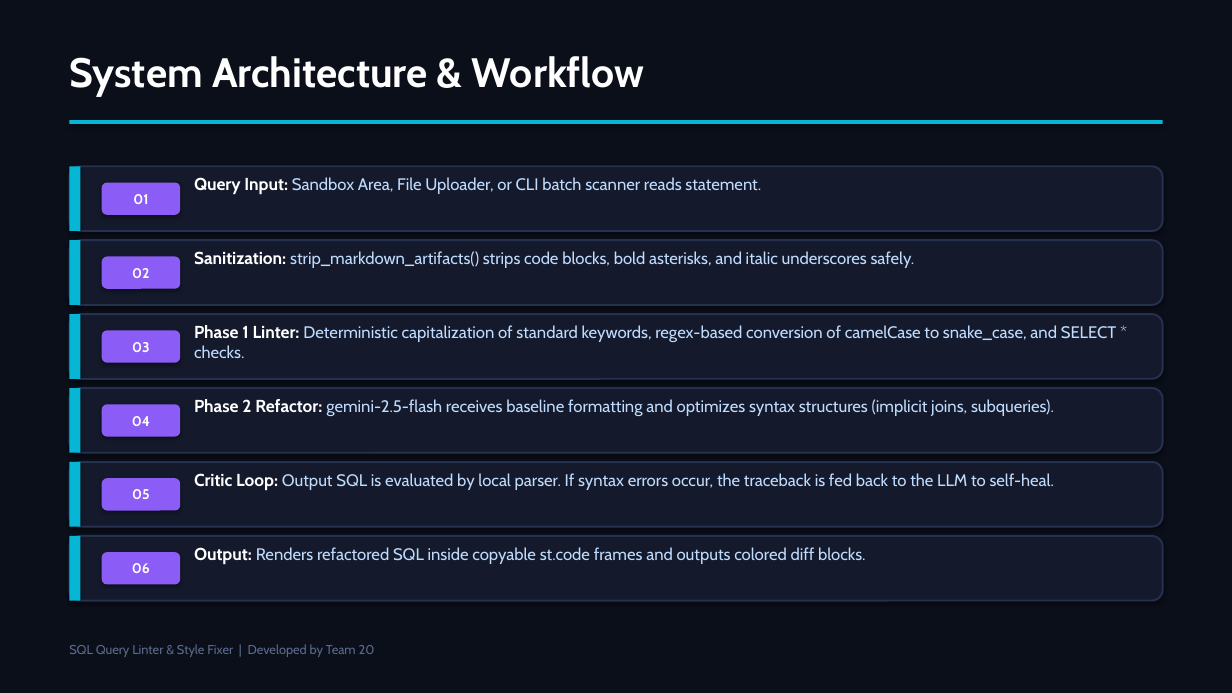
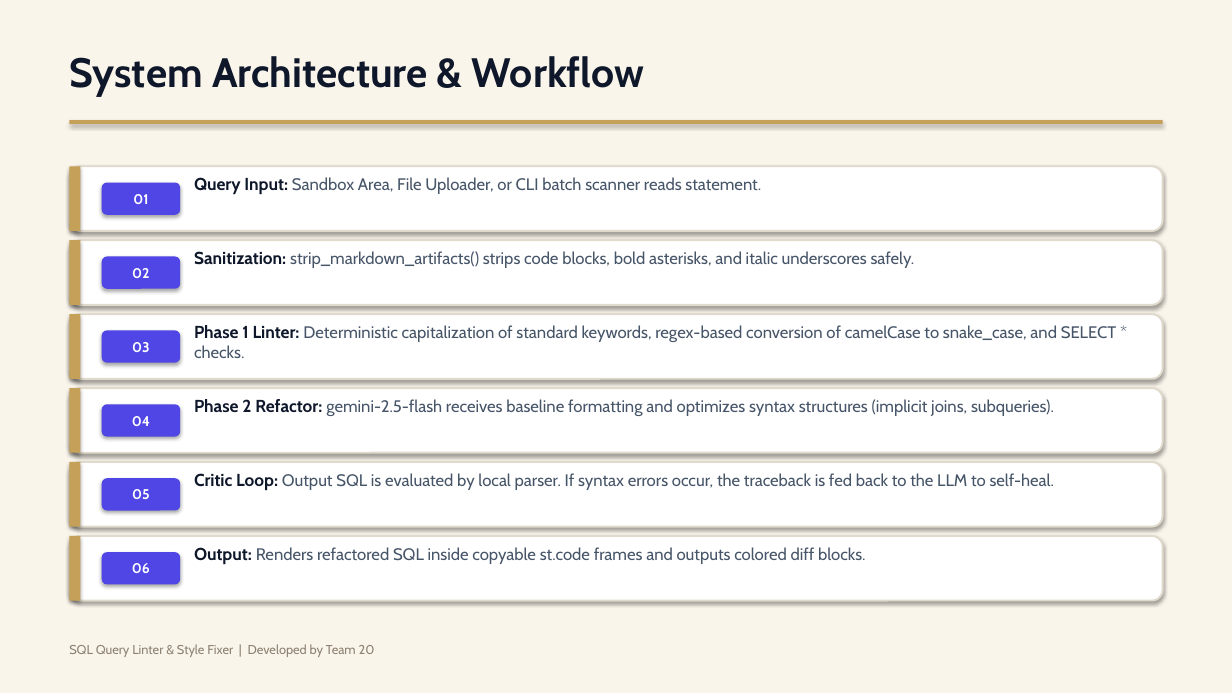
Before and after one commit to bharathpyla/sql-query-linter-style-fixer, a slide deck: slide 5 of Presentation.pptx. Drawn at 1232x693 pixels with LibreOffice and Linux fonts; fonts in the diff are those of the drawing. Boxes give left, top, right and bottom in pixels: in the first picture for what was removed or moved away, otherwise in the second. Text is boxed around its words. In the diff, an @@ line names an element or a change of style, - is before the commit and + after.

Commit message:
Update presentation Presentation.pptx with luxury Champagne Executive light theme

```diff
--- a/Presentation.pptx
+++ b/Presentation.pptx
@@ background #0B0F1A to #FAF5EB @@
@@ text "System Architecture & Workflow" at (69,56,644,97): text colour #FFFFFF to #0F172A @@
@@ text "Query Input: Sandbox Area, File ..." at (194,177,761,195): text colour #FFFFFF to #0F172A in "Query Input:"; text colour #BFDBFE to #475569 in "Sandbox Area, File Uploader, or CLI batch ..." @@
@@ text "Sanitization: strip_markdown_artifacts() strips code blocks, ..." at (194,251,915,268): text colour #FFFFFF to #0F172A in "Sanitization:"; text colour #BFDBFE to #475569 in "strip_markdown_artifacts() strips code blocks, bold asterisk ..." @@
@@ text "Phase 1 Linter: Deterministic capitalization ..." at (194,325,1116,358): text colour #FFFFFF to #0F172A in "Phase 1 Linter:"; text colour #BFDBFE to #475569 in "Deterministic capitalization of standard keywords, regex-bas ..." @@
@@ text "Phase 2 Refactor: gemini-2.5-flash receives ..." at (194,399,1054,416): text colour #FFFFFF to #0F172A in "Phase 2 Refactor:"; text colour #BFDBFE to #475569 in "gemini-2.5-flash receives baseline formatting and optimizes  ..." @@
@@ text "Critic Loop: Output SQL is ..." at (194,473,1054,491): text colour #FFFFFF to #0F172A in "Critic Loop:"; text colour #BFDBFE to #475569 in "Output SQL is evaluated by local parser. ..." @@
@@ fill #06B6D4 to #C5A059 in 7 elements at (69,120,1163,124), (69,166,80,231), (69,240,80,305), (69,314,80,379), (69,388,80,453), (69,462,80,527), (69,536,80,601) @@
@@ fill #141A2B to #FFFFFF; outline #26304F 1.5 pt to #E0DACC 1.5 pt in 6 elements at (69,166,1163,231), (69,240,1163,305), (69,314,1163,379), (69,388,1163,453), (69,462,1163,527), (69,536,1163,601) @@
@@ fill #8B5CF6 to #4F46E5 in 6 elements at (102,183,180,215), (102,256,180,288), (102,331,180,363), (102,405,180,437), (102,478,180,510), (102,552,180,584) @@
@@ text "Output: Renders refactored SQL inside ..." at (194,547,866,565): text colour #FFFFFF to #0F172A in "Output:"; text colour #BFDBFE to #475569 @@
@@ text "SQL Query Linter & Style ..." at (69,644,375,657): text colour #5A6B8C to #8C8273 @@
```
Also in this commit, not shown: 7 other slides changed.
